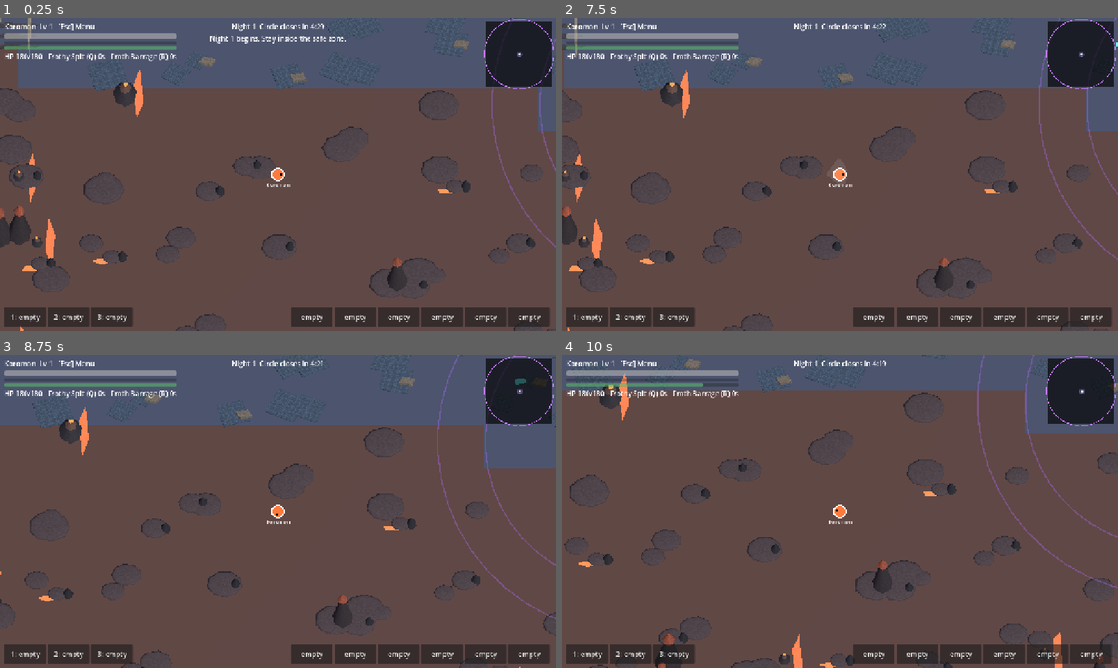
Above: before the commit, frames 1-4 (two rows, left to right).
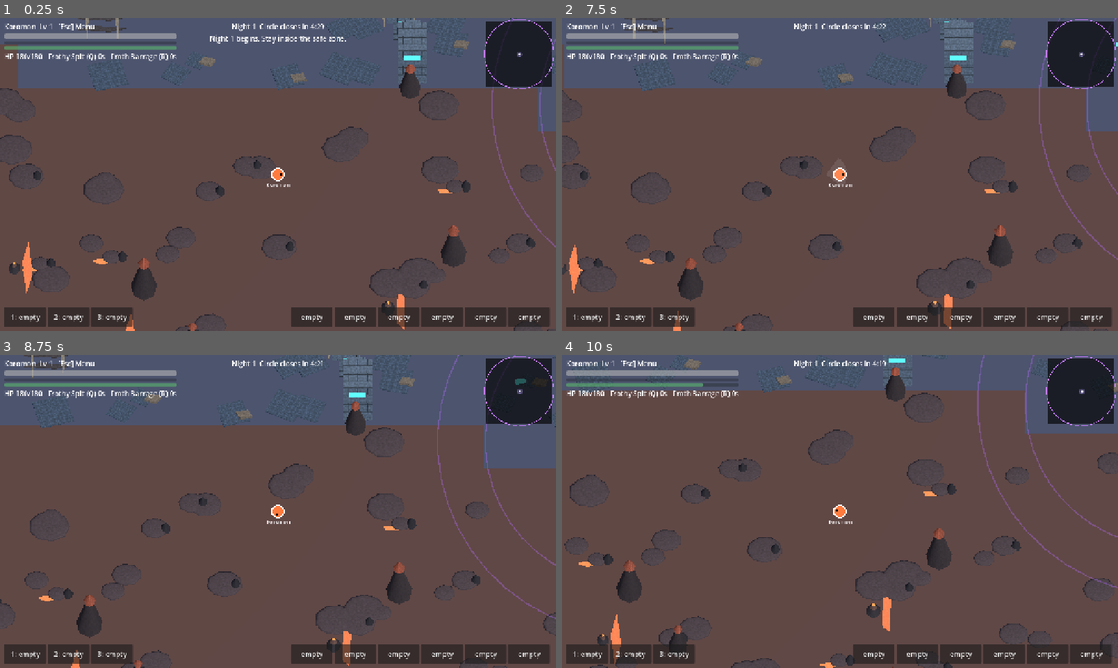
Above: after the commit, the same moments.

Repository: balaxguns/Digirogue-Coop
Game: Godot game, scene res://bugfixes-menu-down-update/scenes/run.tscn
Two runs of this game, one before a commit and one after it. Both use one fixed random seed, a clock stepped at 60 frames per second and the inputs below. This scene is started directly instead of the project's main scene.
Inputs (mouse positions are in pixels of both pictures, inside the frame that each line leads up to):
- Up to frame 1 (0.25 s): no input
- Up to frame 2 (7.5 s): click "1: empty" at 0.5 s; click "2: empty" at 1.25 s; click "3: empty" at 2 s; click "empty" at 2.75 s; click "empty" at 3.5 s; click "empty" at 4.25 s; click "empty" at 5 s; click "empty" at 5.75 s; click "empty" at 6.5 s; tap Enter at 7.25 s; move the mouse to (962, 158) at 7.27 s; press the mouse at (962, 158) at 7.28 s; hold D (move_right) from 7.28 s (still down)
- Up to frame 3 (8.75 s): release D (move_right) at 8 s; release the mouse at (400, 495) at 8 s; drag from (166, 527) to (250, 574) at 8.02 s
- Up to frame 4 (10 s): tap Space (dodge) at 8.75, 8.85 s; move the mouse to (895, 442) at 8.77 s; hold D (move_right) 8.78-9.5 s; drag from (812, 574) to (673, 464) at 9.52 s

The runs differ from the first frame. In frame 1, 3.5% of the frame differs, in the area x 0-84%, y 0-100%; in frame 2, 3.2%; in frame 3, 2.4%; in frame 4, 2.6%.

Commit message:
Eliminate invisible random collisions and match solid prop coordinates to scenery scatter

Diff:
--- a/scripts/run.gd
+++ b/scripts/run.gd
@@ -225,24 +225,20 @@
 	return p.distance_to(R.fc) > 600.0 and p.distance_to(R.cpos) < R.cr + 100.0 and p.x > 40 and p.y > 40 and p.x < WORLD - 40 and p.y < WORLD - 40
 
 func gen_obs() -> void:
-	# Solid scenery uses the SAME collision grid as boulders and other obstacles.
-	# Keep clearings, miniboss arenas, and spawn/patrol points traversable.
+	# Dense scenery and collision must use the exact same deterministic positions.
+	# Do not create a separate random collision scatter: every solid has a model.
 	var rng := RandomNumberGenerator.new()
 	rng.seed = 614827
 	for gy in 45:
 		for gx in 45:
-			if rng.randf() > 0.46:
-				continue
 			var p := Vector2((float(gx) + 0.2 + rng.randf() * 0.6) * 200.0, (float(gy) + 0.2 + rng.randf() * 0.6) * 200.0)
 			if not obs_ok(p):
 				continue
-			var clear := true
-			for nearby in near_obs(p):
-				if p.distance_to(nearby.pos) < float(nearby.r) + 60.0:
-					clear = false
-					break
-			if clear:
-				add_obs(p, randf_range(19.0, 30.0), true)
+			var b: int = bio_at(p)
+			# Only major silhouettes are solid. Undergrowth and small debris are not.
+			var seed: int = gy * 1009 + gx * 83 + b * 31
+			if seed % 3 == 0:
+				add_obs(p + Vector2(45, -40), 24.0, true)
 	for i in 90:
 		var p: Vector2 = R.cpos + Vector2.from_angle(randf() * TAU) * sqrt(randf()) * R.cr
 		var dir := randf() * TAU
